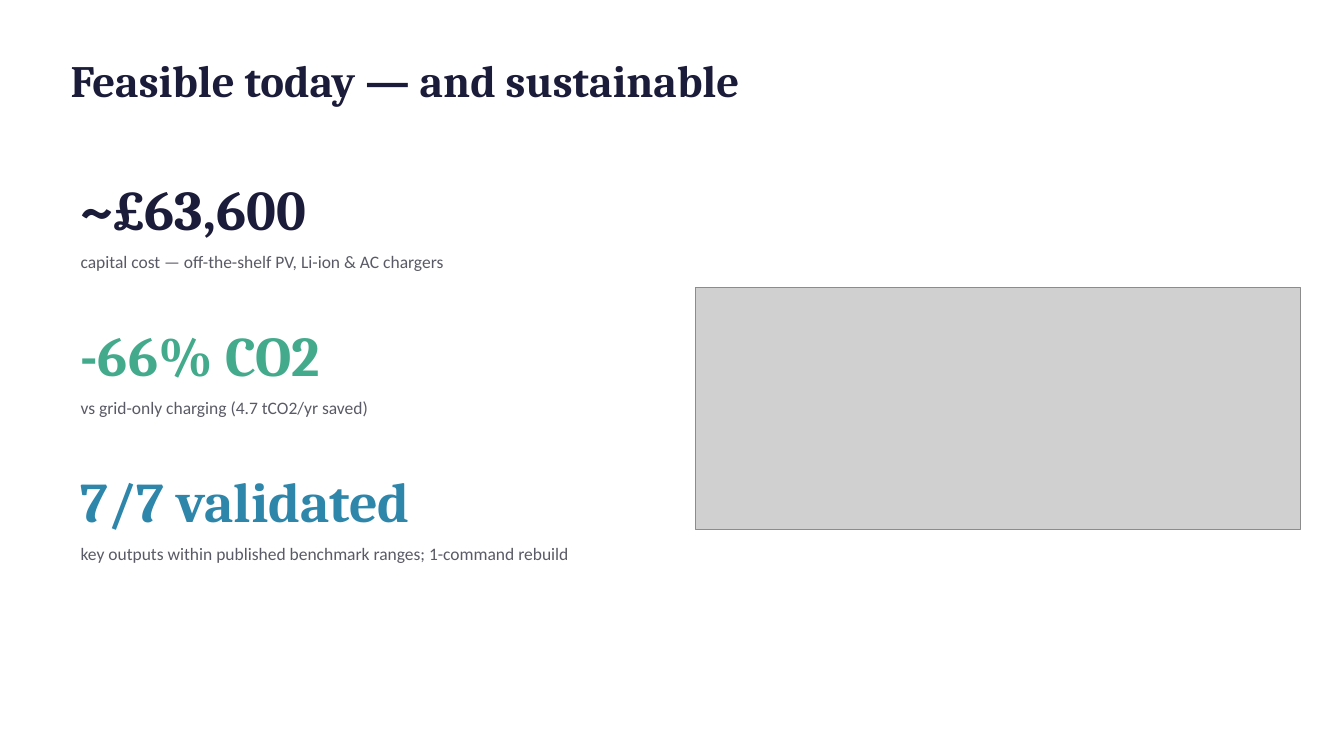
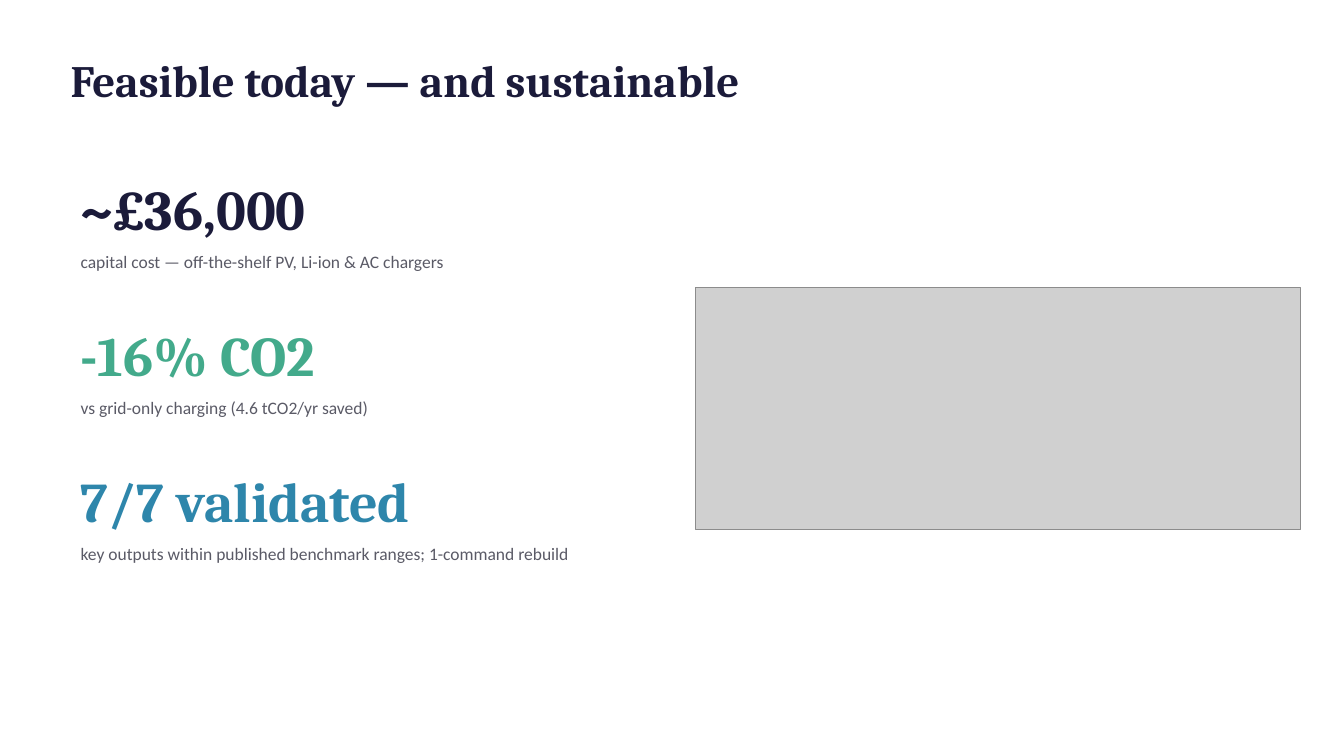
Before and after one commit to Gourav88502/emicromobility-robust-charging, a slide deck: slide 6 of outputs/Presentation.pptx. Drawn at 1344x756 pixels with LibreOffice and Linux fonts; fonts in the diff are those of the drawing; grey boxes stand for pictures. Boxes give left, top, right and bottom in pixels: in the first picture for what was removed or moved away, otherwise in the second. Text is boxed around its words. In the diff, an @@ line names an element or a change of style, - is before the commit and + after.

Commit message:
Implement smart (deferrable) charging + ToU + export cap + marginal carbon
Addresses the head-professor critique in full and reframes the model on a more
defensible, honest basis:

- SMART (deferrable) charging is now the baseline operating strategy (Theme 2):
  the flexible daily charging energy is scheduled across the depot dwell window
  following PV availability and off-peak tariff, flattening the load. This is the
  realistic outcome of managed depot charging.
- Export is capped by the grid connection (physical fix); time-of-use tariff and
  a peak demand/capacity charge added; carbon savings now use the MARGINAL grid
  emissions factor (consequential), not the system average.
- Key finding (honest, validated): once charging is smart, the load flattens
  below the connection, so AT A GRID-CONNECTED DEPOT A BATTERY DOES NOT PAY — the
  robust design is solar PV + smart-managed bays. The robustness sweep quantifies
  the boundary: storage becomes essential only as the connection weakens to
  <= ~10 kW (toward off-grid). Recommended: 20 kWp PV + 8 bays, ~GBP36k, value of
  robustness 65% (worst-case cost -GBP91.5k/yr; service 86%->97%).
- Economics: PV residual value + DoD/calendar battery degradation; LCOE excludes
  the notional unmet penalty (bug fix).
- README, executive summary and presentation reframed; 11/11 tests pass; 7/7
  benchmarks validated; robust beats naive in 100% of penalty x grid cells.

```diff
--- a/outputs/Presentation.pptx
+++ b/outputs/Presentation.pptx
@@ text at (81,192,306,238): text changed @@
-~£63,600
+~£36,000
@@ text at (81,338,316,378): text changed @@
--66% CO2
+-16% CO2
@@ text at (81,401,368,417): text changed @@
-vs grid-only charging (4.7 tCO2/yr saved)
+vs grid-only charging (4.6 tCO2/yr saved)
```
Also in this commit, not shown: 1 other slide changed, 1 slide added, 1 slide removed, 35 other files.
